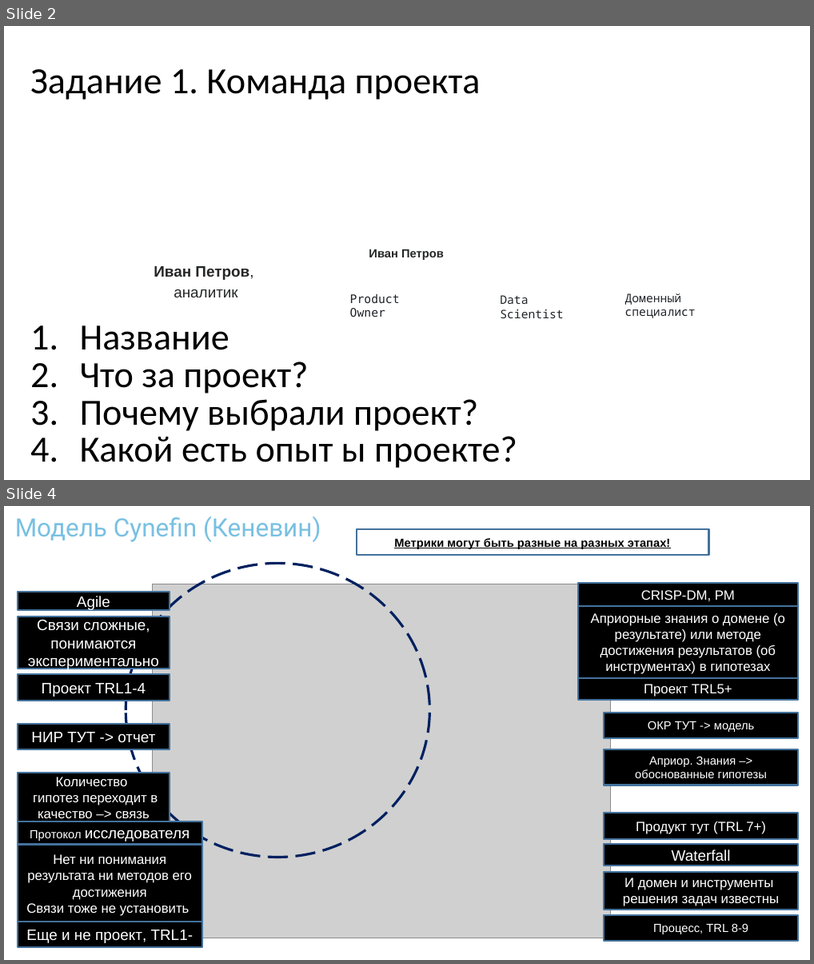
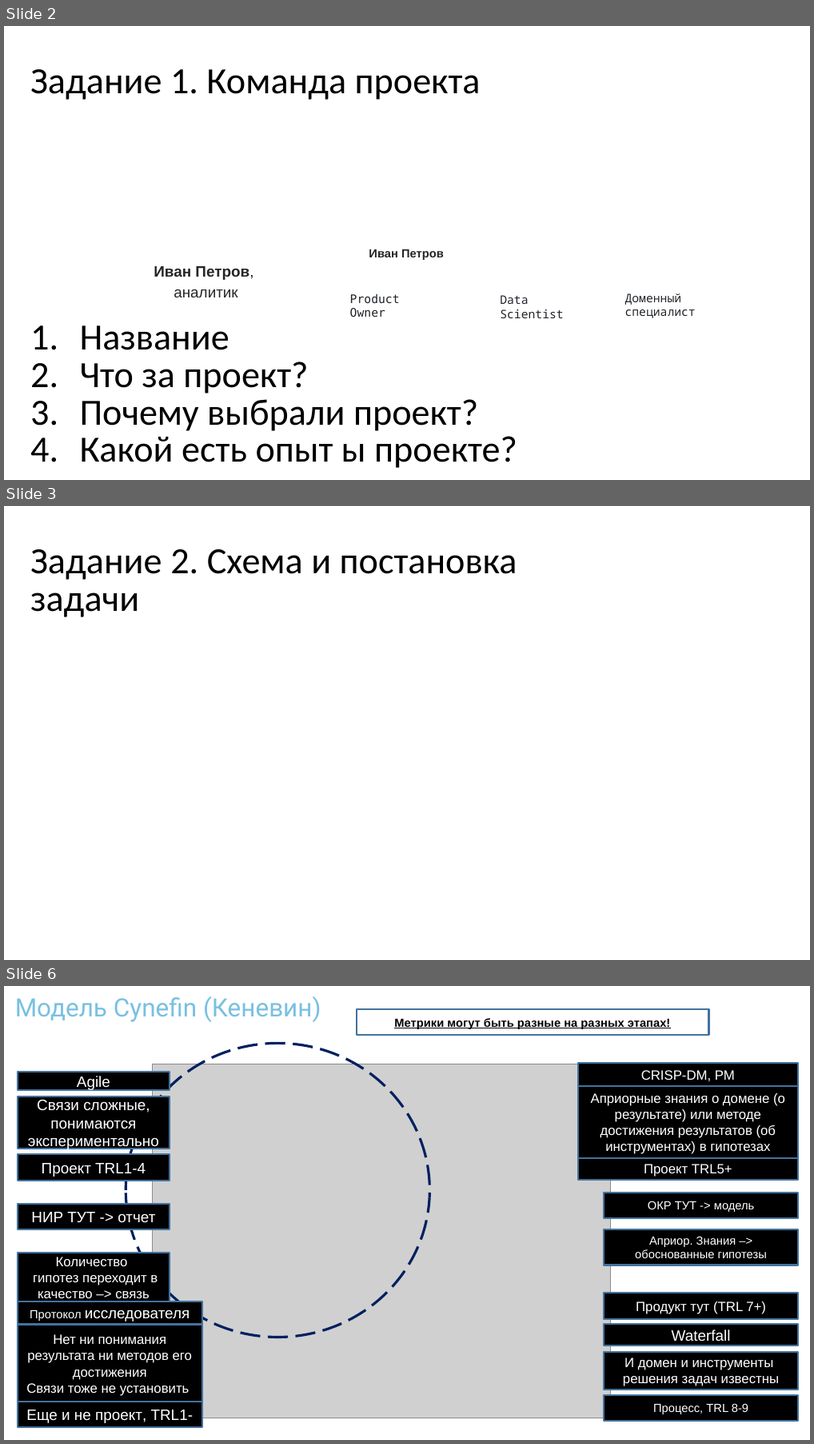
Before and after one commit to MVRonkin/MLSystemDesignCourse, a slide deck: 2024/Задание.pptx. Shown one above the other, each under a label of ours: slides 2 and 4 before the commit, slides 2, 3 and 6 after it; the slides between them are not shown. The pictures are 814x964 and 814x1444 pixels, drawn with LibreOffice and Linux fonts; fonts in the diff are those of the drawing; grey boxes stand for pictures. Boxes give left, top, right and bottom in pixels: in the first picture for what was removed or moved away, otherwise in the second. Text is boxed around its words. In the diff, an @@ line names an element or a change of style, - is before the commit and + after.

```diff
--- a/2024/Задание.pptx
+++ b/2024/Задание.pptx
@@ slide 3 added at (4,506,810,960), background #FFFFFF @@
@@ text added at (30,549,518,617), 44 pt, text #000000 @@
+Задание 2. Схема и постановка задачи
@@ what was slide 4 is now slide 6 @@
```
Also in this commit, not shown: 3 slides changed, 25 other files.
